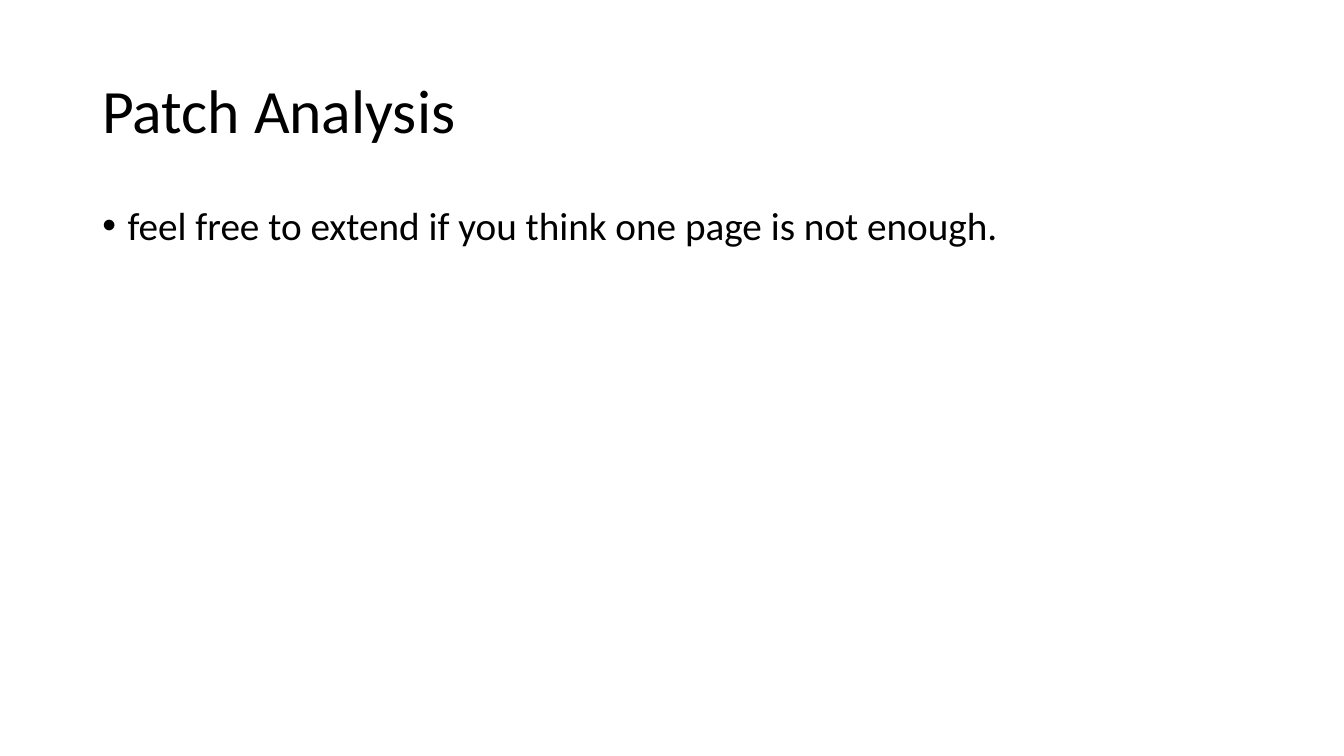
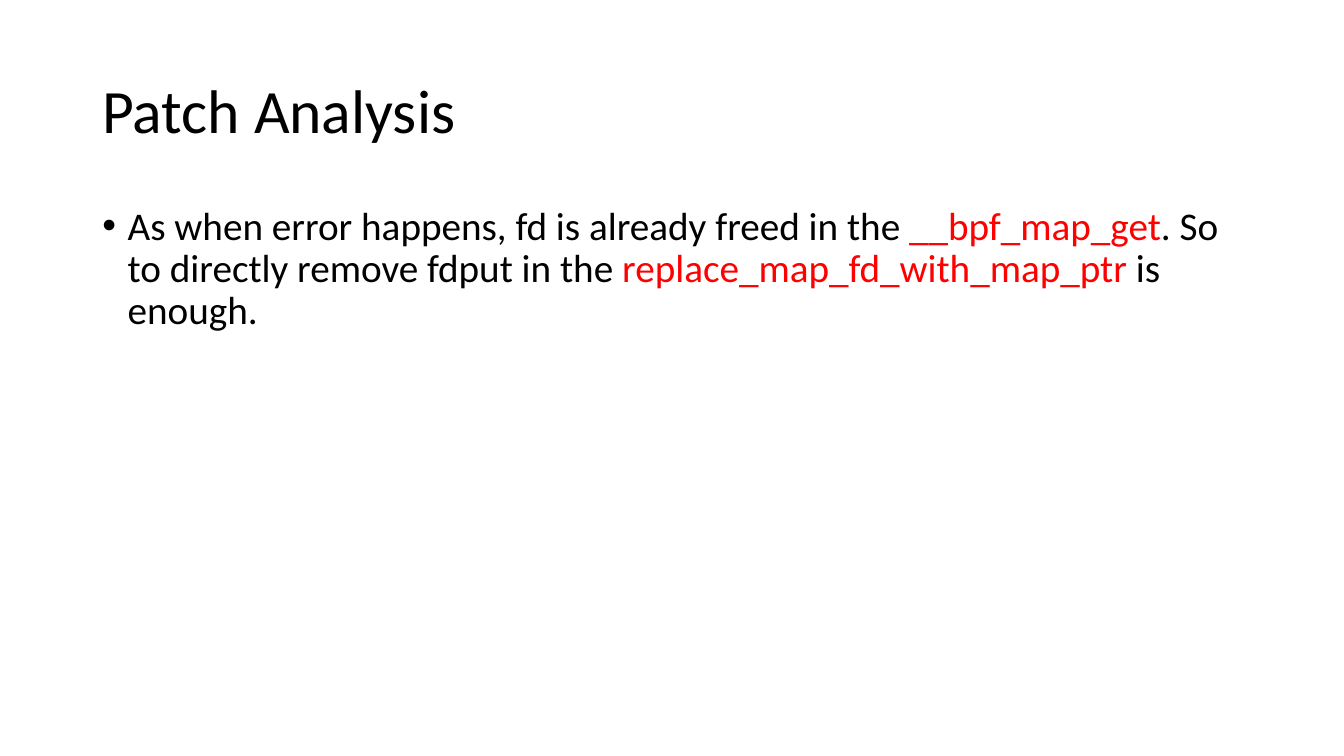
Before and after one commit to mudongliang/Kernel_Vulnerabilities, a slide deck: slide 5 of UAF/2016/CVE-2016-4557.pptx. Drawn at 1344x756 pixels with LibreOffice and Linux fonts; fonts in the diff are those of the drawing. Boxes give left, top, right and bottom in pixels: in the first picture for what was removed or moved away, otherwise in the second. Text is boxed around its words. In the diff, an @@ line names an element or a change of style, - is before the commit and + after.

```diff
--- a/UAF/2016/CVE-2016-4557.pptx
+++ b/UAF/2016/CVE-2016-4557.pptx
@@ text at <box>128,212,1219,331</box>: text changed @@
-• feel free to extend if you think one page is not enough.
+• As when error happens, fd is already freed in the __bpf_map_get. So to directly remove fdput in the replace_map_fd_with_map_ptr is enough.
```
Also in this commit, not shown: 2 other slides changed, 4 slides added, 2 slides removed, 3 other files.
